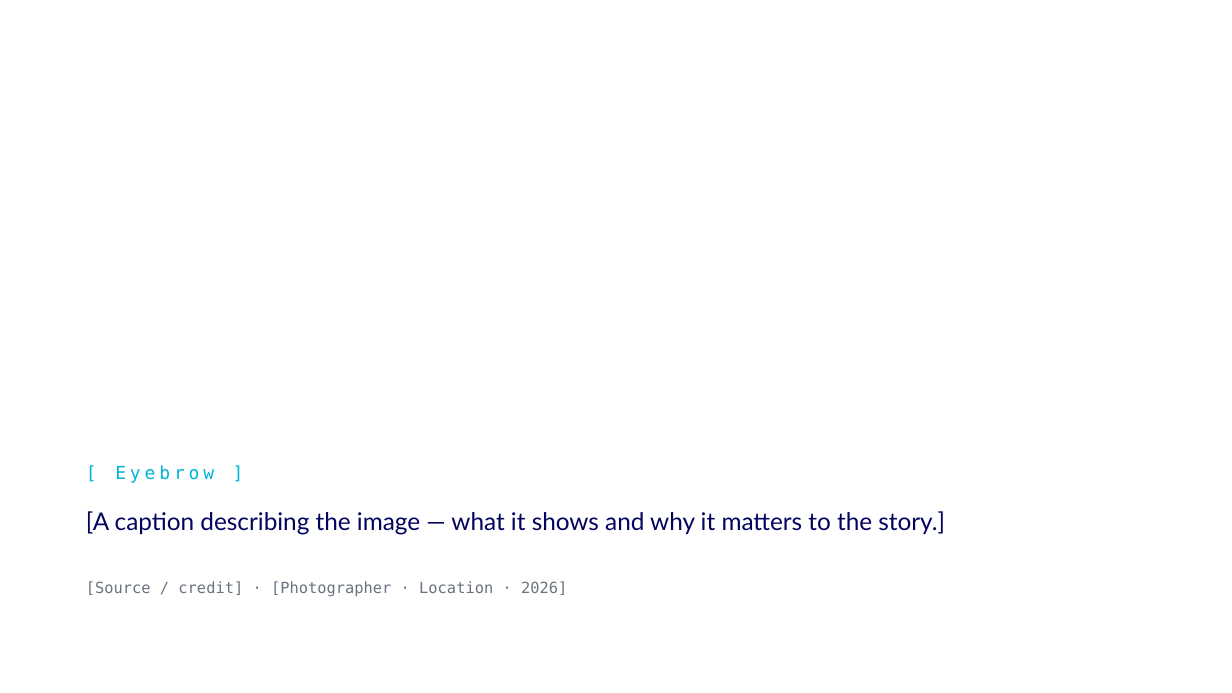
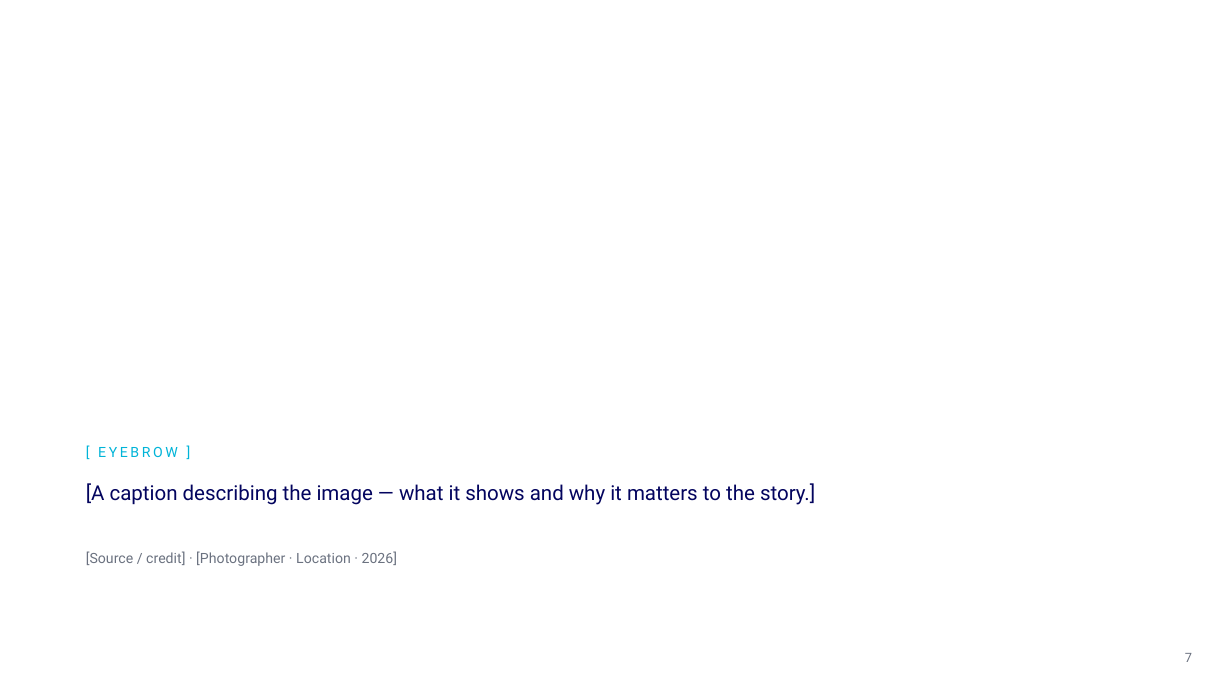
Before and after one commit to accelerate-data/ad-design-system, a slide deck: slide 7 of pitch/Vibedata-Pitch-Template.pptx (slide 6 before the commit). Drawn at 1232x693 pixels with LibreOffice and Linux fonts; fonts in the diff are those of the drawing; background and template pictures are left out. Boxes give left, top, right and bottom in pixels: in the first picture for what was removed or moved away, otherwise in the second. Text is boxed around its words. In the diff, an @@ line names an element or a change of style, - is before the commit and + after.

```diff
--- a/pitch/Vibedata-Pitch-Template.pptx
+++ b/pitch/Vibedata-Pitch-Template.pptx
@@ text at (98,447,178,457): text changed; size 14 to 11 pt; font DejaVu Sans Mono to Roboto @@
-[ Eyebrow ]
+[ EYEBROW ]
@@ text "[A caption describing the image ...": place and size @@
-text "[A caption describing the image ..." at (86,511,945,535)
+text "[A caption describing the image ..." at (86,483,815,505)
@@ text "[A caption describing the image ..." at (86,483,815,505): size 19 to 16 pt, font Lato to Roboto; indent changed; more space between paragraphs @@
@@ text "[Source / credit] · [Photographer ...": place and size @@
-text "[Source / credit] · [Photographer ..." at (86,581,567,596)
+text "[Source / credit] · [Photographer ..." at (86,551,398,566)
@@ text "[Source / credit] · [Photographer ..." at (86,551,398,566): size 12 to 11 pt, font DejaVu Sans Mono to Roboto; indent changed; more space between paragraphs @@
@@ page number added at (1185,653,1192,662), 10 pt, text #6B7280 @@
+7
```
Also in this commit, not shown: 15 other slides changed, 1 slide added.
